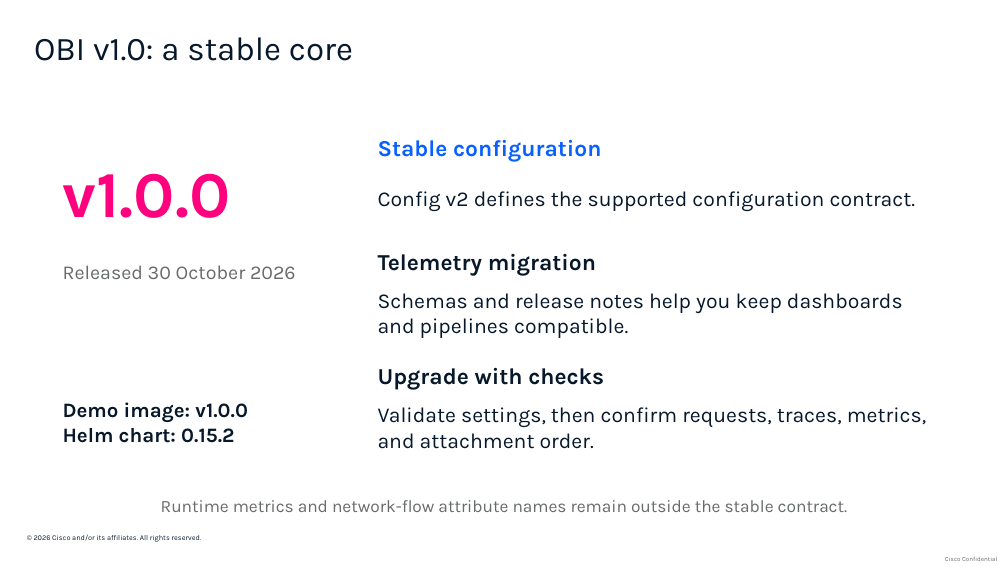
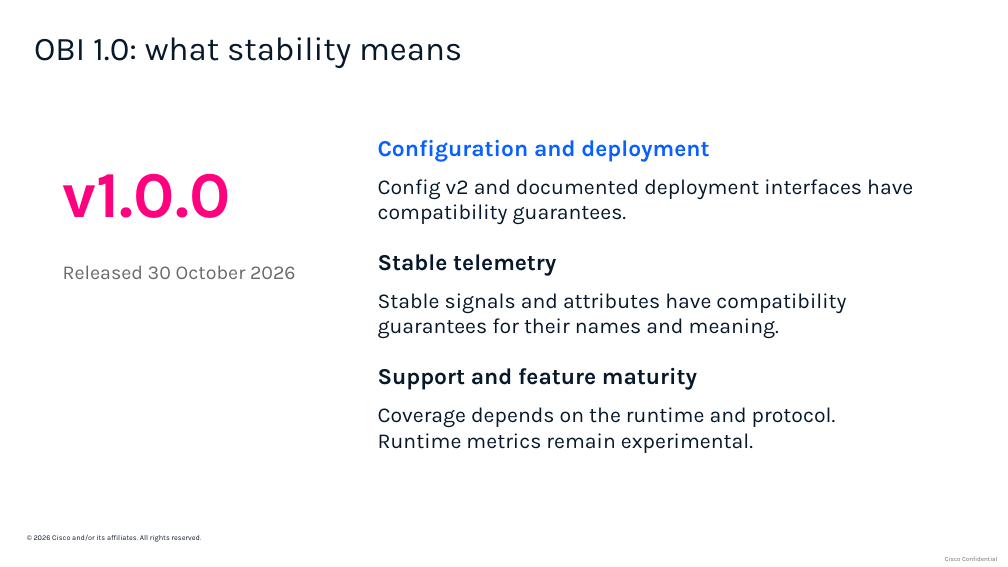
Before and after one commit to ajimenez1503/cilium-obi-demo, a slide deck: slide 4 of slides/cilium-obi-session-deck-latest.pptx. Drawn at 1008x567 pixels with LibreOffice and Linux fonts; fonts in the diff are those of the drawing; background and template pictures are left out. Boxes give left, top, right and bottom in pixels: in the first picture for what was removed or moved away, otherwise in the second. Text is boxed around its words. In the diff, an @@ line names an element or a change of style, - is before the commit and + after.

Commit message:
Restyle agenda and focus OBI slide on stability guarantees

```diff
--- a/slides/cilium-obi-session-deck-latest.pptx
+++ b/slides/cilium-obi-session-deck-latest.pptx
@@ text at (34, 37, 462, 68): text changed @@
-OBI v1.0: a stable core
+OBI 1.0: what stability means
@@ text at (378, 140, 709, 162): text changed @@
-Stable configuration
+Configuration and deployment
@@ text at (378, 179, 913, 225): text changed @@
-Config v2 defines the supported configuration contract.
+Config v2 and documented deployment interfaces have compatibility guarantees.
@@ text at (378, 254, 556, 276): text changed @@
-Telemetry migration
+Stable telemetry
@@ text at (378, 293, 846, 339): text changed @@
-Schemas and release notes help you keep dashboards and pipelines compatible.
+Stable signals and attributes have compatibility guarantees for their names and meaning.
@@ text at (378, 368, 697, 390): text changed @@
-Upgrade with checks
+Support and feature maturity
@@ text removed at (63, 402, 248, 443) @@
-Demo image: v1.0.0
-Helm chart: 0.15.2
@@ text at (378, 407, 836, 453): text changed @@
-Validate settings, then confirm requests, traces, metrics, and attachment order.
+Coverage depends on the runtime and protocol.
+Runtime metrics remain experimental.
@@ text removed at (161, 500, 847, 512) @@
-Runtime metrics and network-flow attribute names remain outside the stable contract.
```
Also in this commit, not shown: 10 other slides changed.
